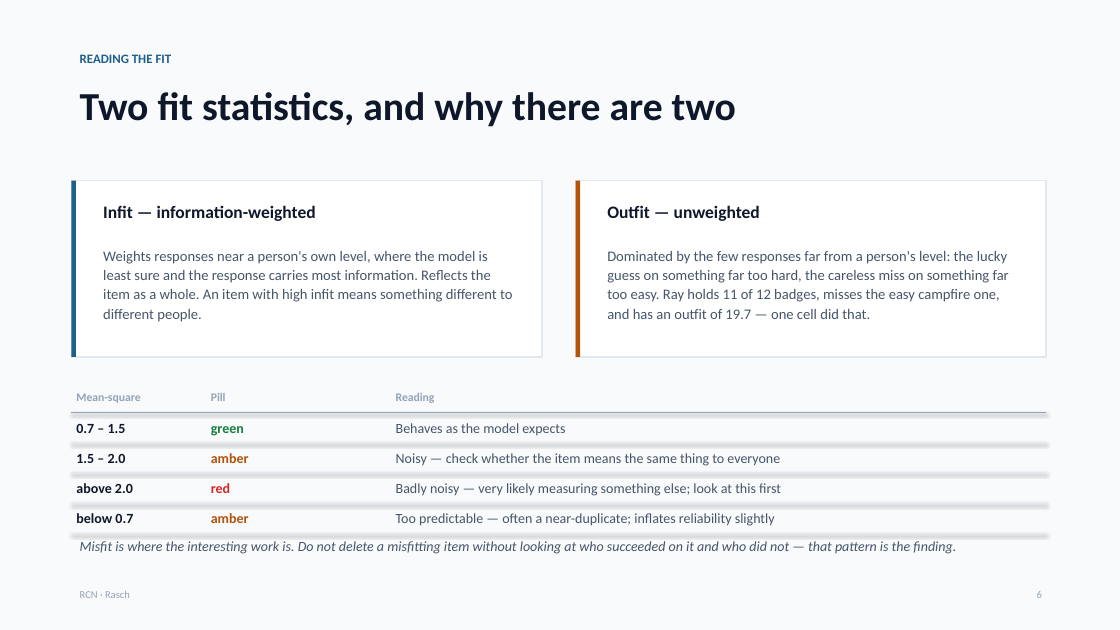
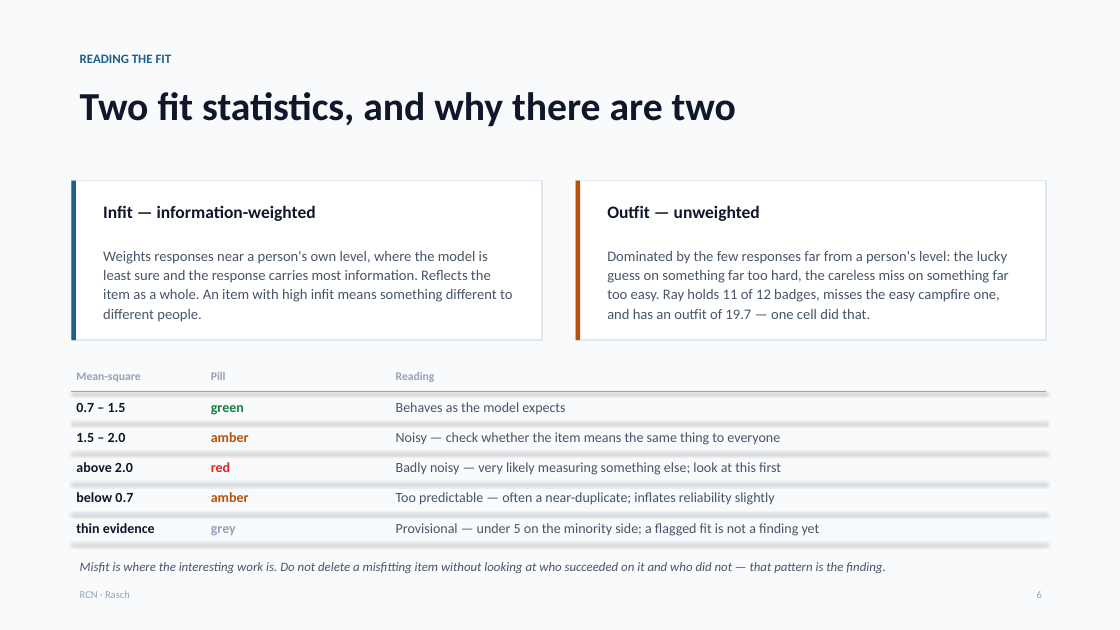
Before and after one commit to marpie1/rcn, a slide deck: slide 7 of tools/rcn-rasch-intro.pptx. Drawn at 1120x630 pixels with LibreOffice and Linux fonts; fonts in the diff are those of the drawing. Boxes give left, top, right and bottom in pixels: in the first picture for what was removed or moved away, otherwise in the second. Text is boxed around its words. In the diff, an @@ line names an element or a change of style, - is before the commit and + after.

```diff
--- a/tools/rcn-rasch-intro.pptx
+++ b/tools/rcn-rasch-intro.pptx
@@ rectangle: place and size @@
-rectangle at (71,181,542,357)
+rectangle at (71,181,542,340)
@@ rectangle: place and size @@
-rectangle at (71,181,76,357)
+rectangle at (71,181,76,340)
@@ rectangle: place and size @@
-rectangle at (576,181,1046,357)
+rectangle at (576,181,1046,340)
@@ rectangle: place and size @@
-rectangle at (576,181,581,357)
+rectangle at (576,181,581,340)
@@ 15 texts, 1 line: place and size @@
-15 texts, 1 line at (71,393,1046,526)
+15 texts, 1 line at (71,372,1046,505)
@@ line added from (71, 422) to (1046, 422), #E2E8F0 0.75 pt @@
@@ text added at (76,523,155,533), 12 pt, text #0F172A, bold @@
+thin evidence
@@ text added at (211,526,236,535), 12 pt, text #94A3B8, bold @@
+grey
@@ text added at (396,523,820,536), 12 pt, text #475569 @@
+Provisional — under 5 on the minority side; a flagged fit is not a finding yet
@@ text "Misfit is where the interesting ...": place and size @@
-text "Misfit is where the interesting ..." at (80,541,956,554)
+text "Misfit is where the interesting ..." at (80,562,885,573)
@@ text "Misfit is where the interesting ..." at (80,562,885,573): size 12 to 11 pt @@
@@ 4 lines: place and size @@
-4 lines at (71,443,1046,534)
+4 lines at (71,452,1046,543)
```
Also in this commit, not shown: 2 other slides changed, 5 other files.
